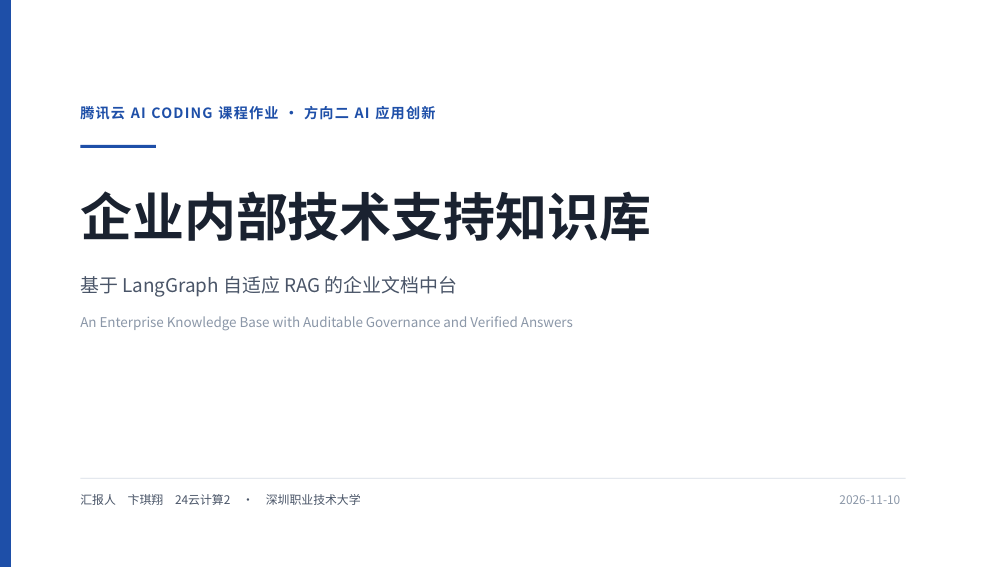
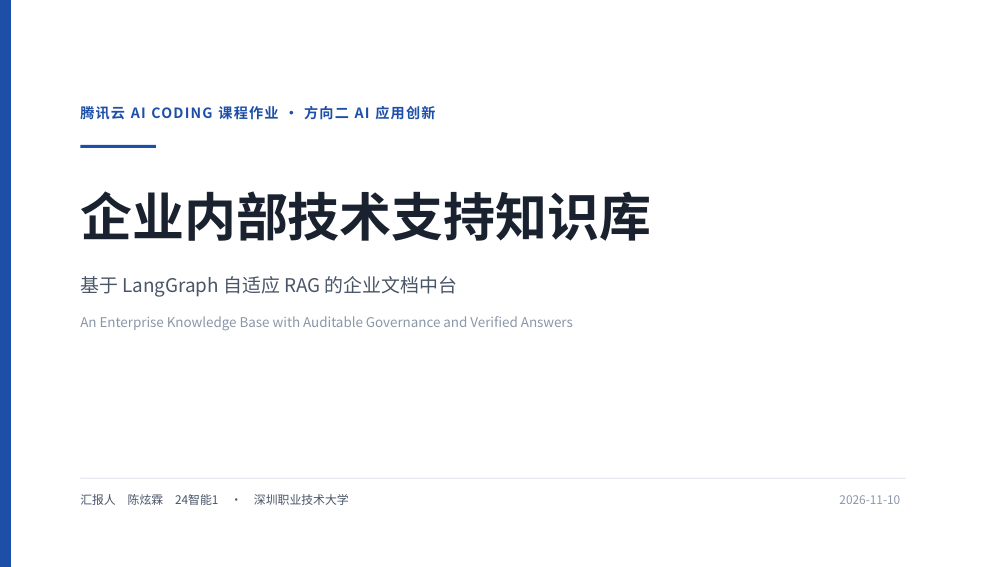
Before and after one commit to NanMuXPY/chenxuanlin-rag-kb, a slide deck: slide 1 of docs/汇报PPT/汇报PPT.pptx. Drawn at 1008x567 pixels with LibreOffice and Linux fonts; fonts in the diff are those of the drawing. Boxes give left, top, right and bottom in pixels: in the first picture for what was removed or moved away, otherwise in the second. Text is boxed around its words. In the diff, an @@ line names an element or a change of style, - is before the commit and + after.

Commit message:
docs: 交付材料署名统一为 陈炫霖 24智能1（README / PPT 首页与封底 / 两份 Word）

```diff
--- a/docs/汇报PPT/汇报PPT.pptx
+++ b/docs/汇报PPT/汇报PPT.pptx
@@ text at (80, 494, 349, 505): text changed @@
-汇报人 卞琪翔 24云计算2 · 深圳职业技术大学
+汇报人 陈炫霖 24智能1 · 深圳职业技术大学
```
Also in this commit, not shown: 1 other slide changed, 3 other files.
